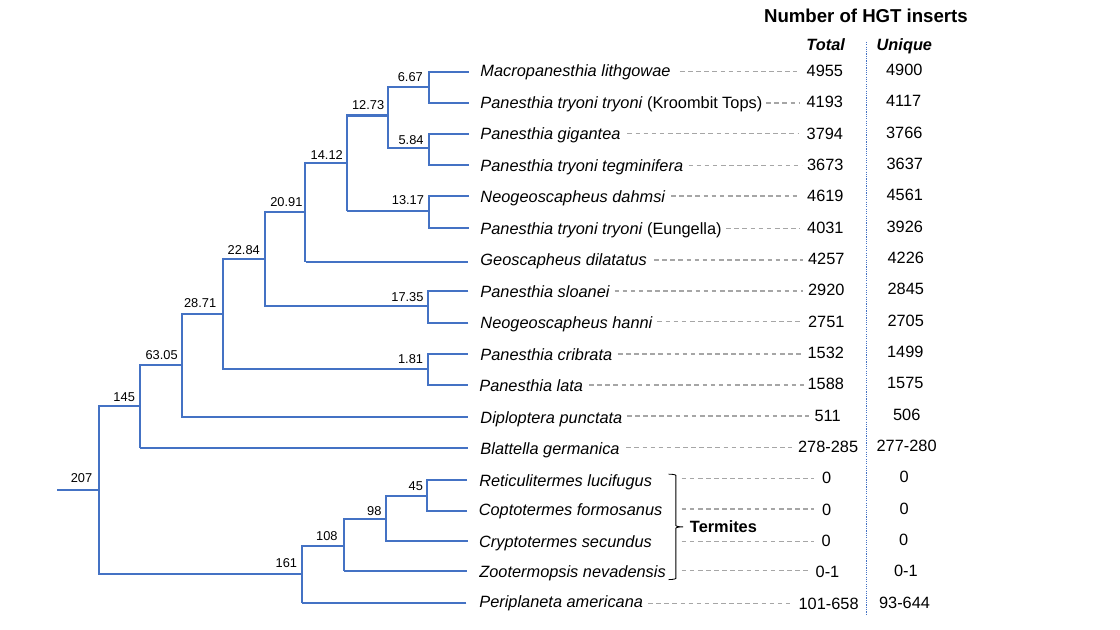
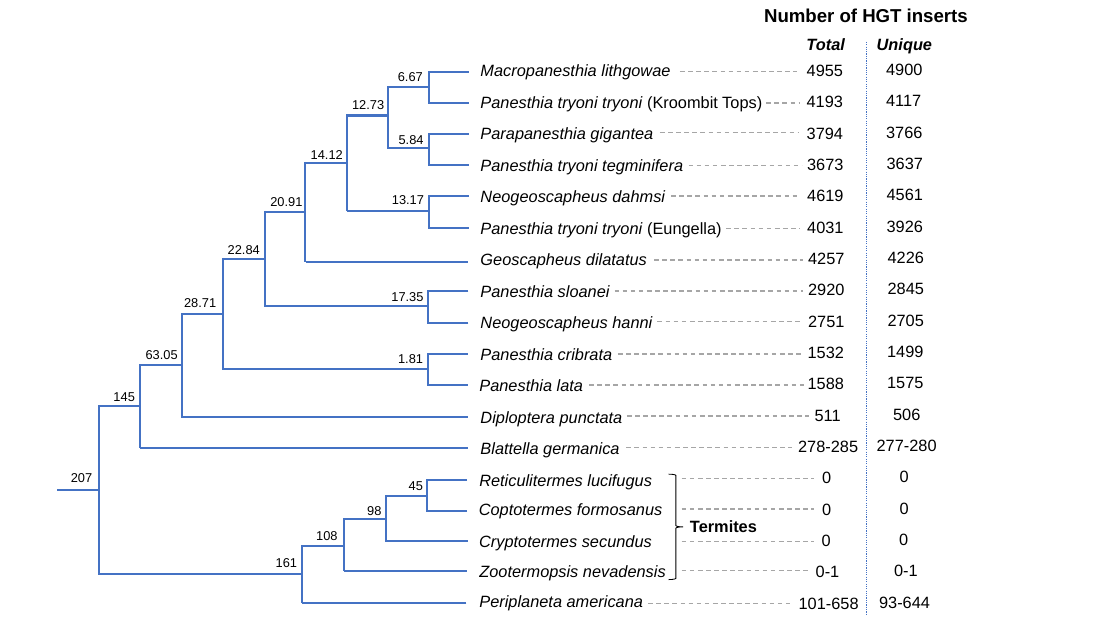
Before and after one commit to MEEP-projects/HGT_pipeline, a slide deck: slide 2 of manuscript/Figures/Blattabacterium HGT_figures-working.pptx. Drawn at 1120x630 pixels with LibreOffice and Linux fonts; fonts in the diff are those of the drawing. Boxes give left, top, right and bottom in pixels: in the first picture for what was removed or moved away, otherwise in the second. Text is boxed around its words. In the diff, an @@ line names an element or a change of style, - is before the commit and + after.

```diff
--- a/manuscript/Figures/Blattabacterium HGT_figures-working.pptx
+++ b/manuscript/Figures/Blattabacterium HGT_figures-working.pptx
@@ text at bbox=[480, 127, 653, 143]: text changed @@
-Panesthia gigantea
+Parapanesthia gigantea
@@ line moved from (628, 134) - (800, 134) to (660, 133) - (799, 133) @@
```
Also in this commit, not shown: 2 other slides changed, 3 slides added, 1 slide removed, 4 other files.
